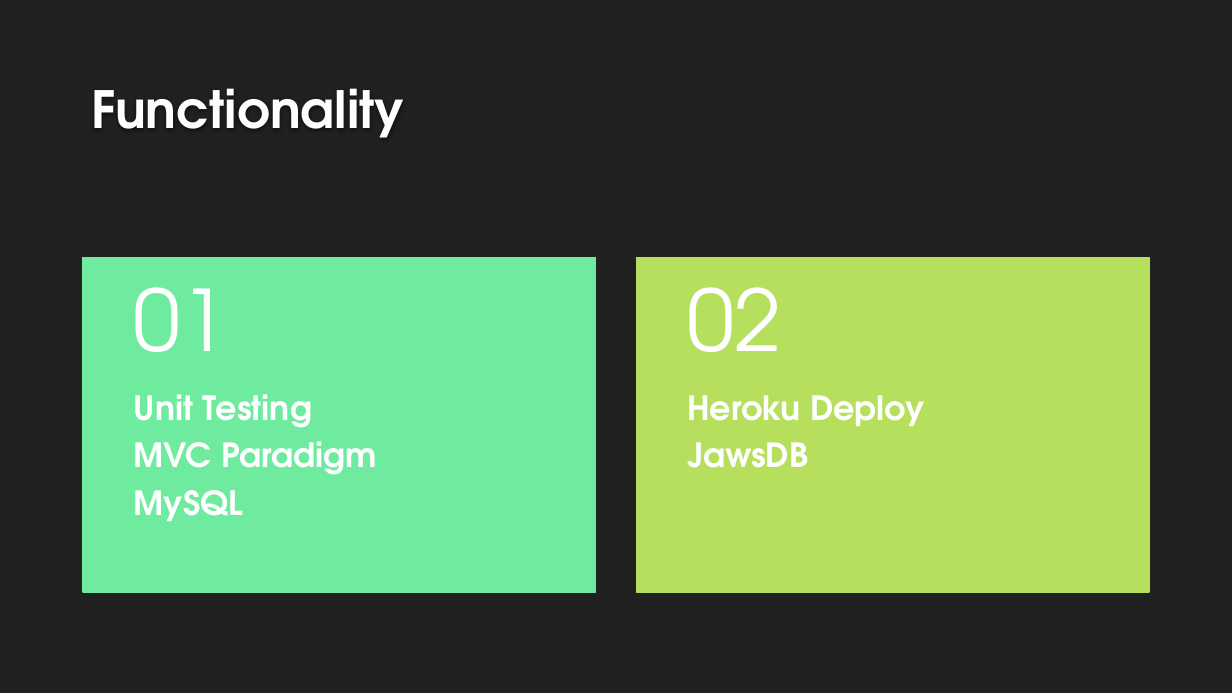
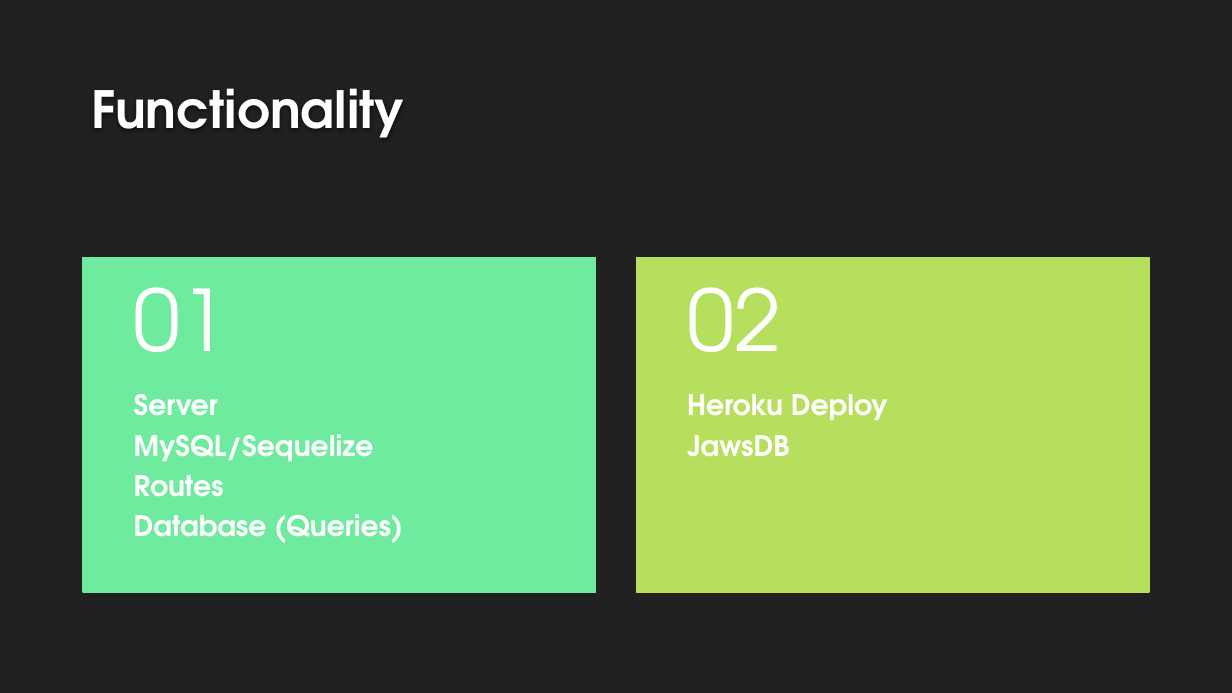
Before and after one commit to nevermindthelabel/project2, a slide deck: slide 6 of Presentation/TrafficMon Presentation.pptx. Drawn at 1232x693 pixels with LibreOffice and Linux fonts; fonts in the diff are those of the drawing; background and template pictures are left out. Boxes give left, top, right and bottom in pixels: in the first picture for what was removed or moved away, otherwise in the second. Text is boxed around its words. In the diff, an @@ line names an element or a change of style, - is before the commit and + after.

```diff
--- a/Presentation/TrafficMon Presentation.pptx
+++ b/Presentation/TrafficMon Presentation.pptx
@@ text at box(134, 394, 403, 543): text changed; size 26 to 22 pt @@
-Unit Testing
-MVC Paradigm
-MySQL
+Server
+MySQL/Sequelize
+Routes
+Database (Queries)
@@ text "Heroku Deploy" at box(687, 394, 888, 457): size 26 to 22 pt; less space between paragraphs @@
```
Also in this commit, not shown: 4 other slides changed.
